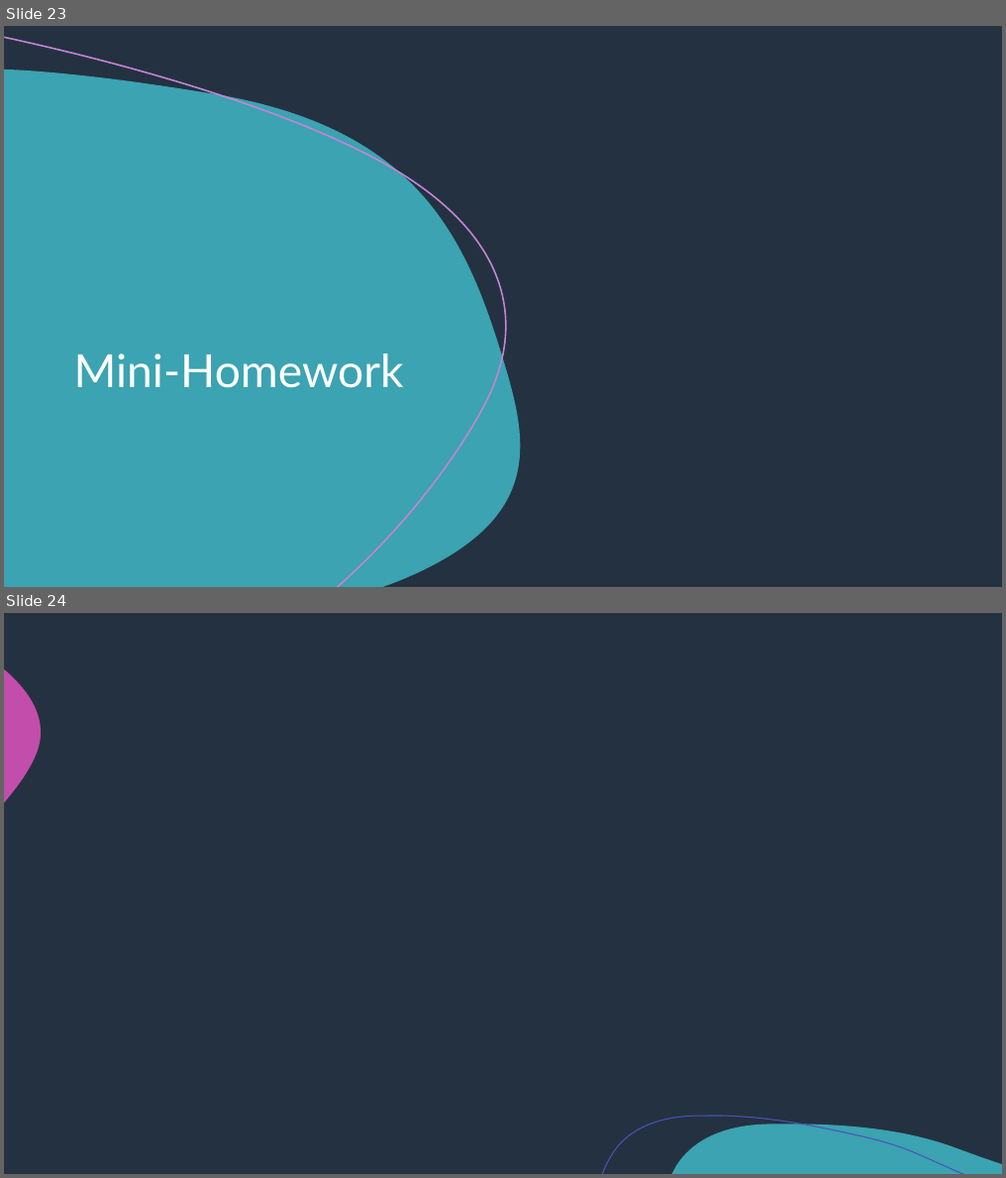
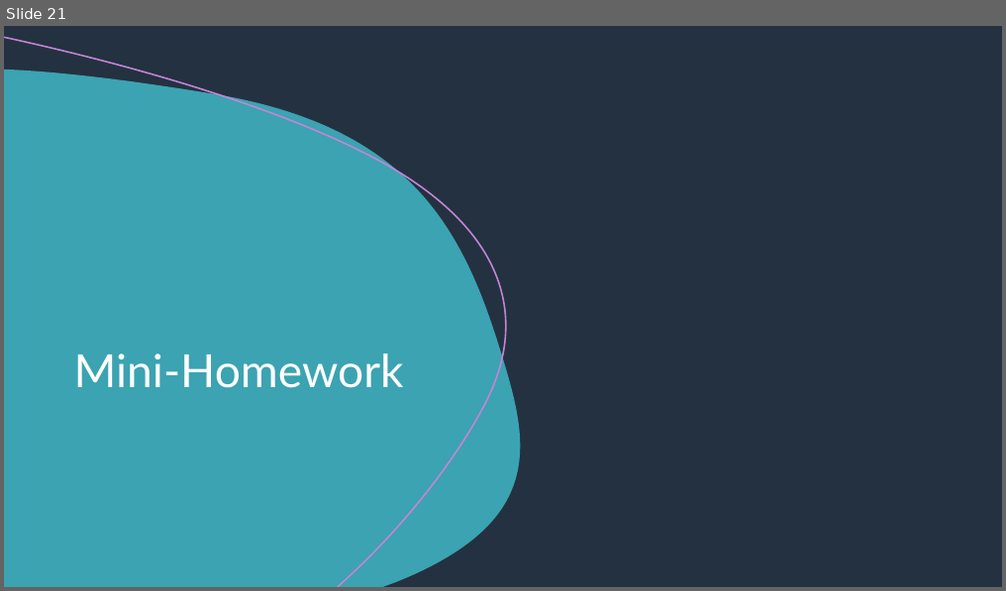
Before and after one commit to NCKU-BDA-2020/2020-NCKU-BDA-Technical-Presentation-I, a slide deck: ChatterBot/Chatterbot_ppt.pptx. Shown one above the other, each under a label of ours: slides 23 and 24 before the commit, slide 21 after it. The pictures are 1006x1178 and 1006x591 pixels, drawn with LibreOffice and Linux fonts; fonts in the diff are those of the drawing. Boxes give left, top, right and bottom in pixels: in the first picture for what was removed or moved away, otherwise in the second. Text is boxed around its words. In the diff, an @@ line names an element or a change of style, - is before the commit and + after.

```diff
--- a/ChatterBot/Chatterbot_ppt.pptx
+++ b/ChatterBot/Chatterbot_ppt.pptx
@@ slide 24 removed at (x1=4, y1=613, x2=1002, y2=1174), background #243141 @@
@@ freeform shape removed at (x1=4, y1=669, x2=41, y2=803) @@
@@ freeform shape removed at (x1=602, y1=1116, x2=963, y2=1174) @@
@@ freeform shape removed at (x1=672, y1=1124, x2=1002, y2=1174) @@
@@ what was slide 23 is now slide 21 @@
```
Also in this commit, not shown: 10 slides changed, 4 slides added, 7 other slides removed, 2 other files.
